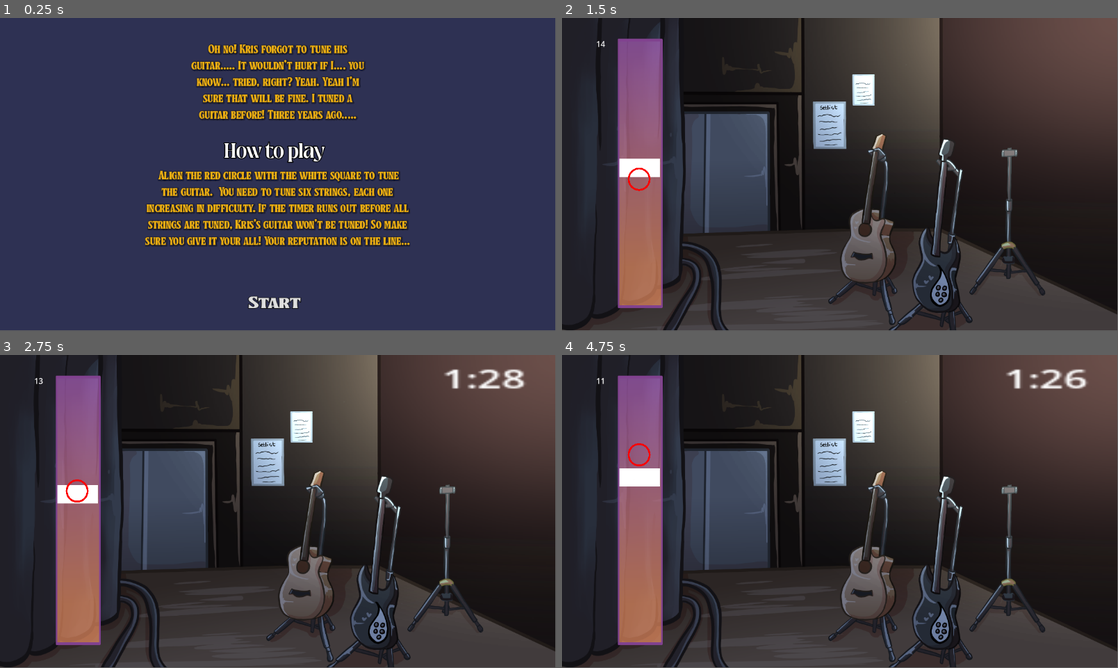
Above: before the commit, frames 1-4 (two rows, left to right).
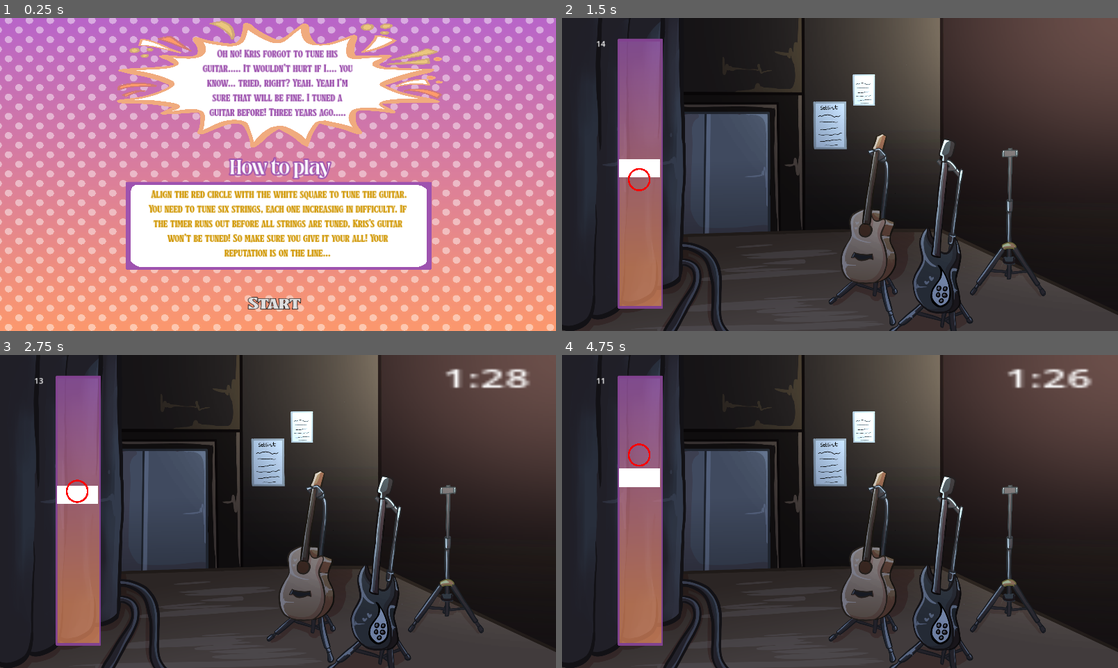
Above: after the commit, the same moments.

Repository: authenticBloodshed/RecklessRoadie
Game: Godot game, scene res://TitleScreen.tscn
The game is run twice, just before and just after one commit, with the same random seed, the same clock (stepped at 60 frames per second) and the same inputs.
Inputs (mouse positions are in pixels of both pictures, inside the frame that each line leads up to):
- Up to frame 1 (0.25 s): no input
- Up to frame 2 (1.5 s): click "Start" at 0.5 s; move the mouse to (962, 158) at 1.27 s
- Up to frame 3 (2.75 s): click (400, 495) at 1.52 s; move the mouse to (166, 527) at 2.02 s; click (166, 527) at 2.27 s
- Up to frame 4 (4.75 s): move the mouse to (895, 442) at 2.77 s; move the mouse to (812, 574) at 3.52 s; click (812, 574) at 3.77 s; move the mouse to (1006, 558) at 4.27 s; click (1006, 558) at 4.52 s
The window is 799x449 before the commit and 800x450 after it. Grey fills any space a smaller window leaves; there, only what the larger window draws over its background counts as a difference.

The runs differ from the first frame. In frame 1, 99% of the frame differs, in the area x 0-100%, y 0-100%; in frame 2, 2.2%; in frame 3, 2.7%; in frame 4, 2.7%.

Commit message:
improved tutorial scene

Diff:
--- a/Introduction To Godot/TitleScreen.tscn
+++ b/Introduction To Godot/TitleScreen.tscn
@@ -1,7 +1,11 @@
-[gd_scene load_steps=11 format=3 uid="uid://dver56n4kwo3v"]
+[gd_scene load_steps=15 format=3 uid="uid://dver56n4kwo3v"]
 
+[ext_resource type="Texture2D" uid="uid://bsju64i7cagli" path="res://tutorialbackground.png" id="1_ul4ql"]
+[ext_resource type="Texture2D" uid="uid://kktgq6p072y3" path="res://tutorialtextbox.png" id="1_x6qwb"]
 [ext_resource type="FontFile" uid="uid://4vyiny430ctn" path="res://Tullamore DEMO.ttf" id="1_ykyrh"]
 [ext_resource type="Script" path="res://StartButton.gd" id="2_bua3y"]
+[ext_resource type="Texture2D" uid="uid://bodkdl4ip3hfy" path="res://halftone.png" id="2_w8tj2"]
+[ext_resource type="Texture2D" uid="uid://8crpoilp6v5q" path="res://tutorialsquare.png" id="3_nn8mg"]
 [ext_resource type="FontFile" uid="uid://bsl22kqe01g6y" path="res://Tullamore DEMO.otf" id="3_vj2fm"]
 [ext_resource type="FontFile" uid="uid://lyh0tftt7x8e" path="res://Fontspring-DEMO-prettyboy-semibold.otf" id="4_ht25a"]
 
@@ -18,7 +22,7 @@
 
 [sub_resource type="Theme" id="Theme_10ssr"]
 default_font = ExtResource("3_vj2fm")
-default_font_size = 30
+default_font_size = 26
 
 [sub_resource type="Theme" id="Theme_jrqtx"]
 default_font = ExtResource("4_ht25a")
@@ -35,13 +39,34 @@
 [node name="Panel" type="Panel" parent="."]
 self_modulate = Color(0.180392, 0.192157, 0.32549, 1)
 layout_mode = 0
-offset_left = -824.0
-offset_top = -252.0
-offset_right = -784.0
-offset_bottom = -212.0
+offset_left = -790.0
+offset_top = -220.0
+offset_right = -750.0
+offset_bottom = -180.0
 scale = Vector2(105.25, 45.3434)
 theme = SubResource("Theme_yvf81")
 theme_override_styles/panel = SubResource("StyleBoxFlat_sdoly")
+
+[node name="Sprite2D2" type="Sprite2D" parent="."]
+position = Vector2(573.5, 322.5)
+scale = Vector2(0.385667, 0.218333)
+texture = ExtResource("1_ul4ql")
+
+[node name="Sprite2D4" type="Sprite2D" parent="."]
+modulate = Color(1, 1, 1, 0.454902)
+position = Vector2(719, 610.5)
+scale = Vector2(0.863333, 0.794333)
+texture = ExtResource("2_w8tj2")
+
+[node name="Sprite2D" type="Sprite2D" parent="."]
+position = Vector2(576.5, 145.625)
+scale = Vector2(0.232333, 0.11175)
+texture = ExtResource("1_x6qwb")
+
+[node name="Sprite2D3" type="Sprite2D" parent="."]
+position = Vector2(577, 433)
+scale = Vector2(0.221042, 0.135333)
+texture = ExtResource("3_nn8mg")
 
 [node name="StartButton" type="Button" parent="."]
 layout_mode = 1
@@ -68,14 +93,13 @@
 anchors_preset = 5
 anchor_left = 0.5
 anchor_right = 0.5
-offset_left = -189.5
-offset_top = 45.0
-offset_right = 189.5
-offset_bottom = 216.0
+offset_left = -161.0
+offset_top = 57.0
+offset_right = 160.0
+offset_bottom = 220.0
 grow_horizontal = 2
 theme = SubResource("Theme_10ssr")
-theme_override_colors/default_color = Color(0.92549, 0.682353, 0.0705882, 1)
-theme_override_colors/font_shadow_color = Color(0, 0, 0, 0.321569)
+theme_override_colors/default_color = Color(0.619608, 0.32549, 0.686275, 1)
 theme_override_constants/shadow_outline_size = 10
 bbcode_enabled = true
 text = "[center]Oh no! Kris forgot to tune his guitar..... It wouldn't hurt if I.... you know... tried, right? Yeah. Yeah I'm sure that will be fine. I tuned a guitar before! Three years ago....."
@@ -88,28 +112,34 @@
 anchor_right = 0.5
 anchor_bottom = 1.0
 offset_left = -275.0
-offset_top = -341.0
+offset_top = -300.0
 offset_right = 275.0
-offset_bottom = -134.0
+offset_bottom = -93.0
 grow_horizontal = 2
 grow_vertical = 0
 theme = SubResource("Theme_10ssr")
-theme_override_colors/default_color = Color(0.92549, 0.682353, 0.0705882, 1)
-theme_override_colors/font_shadow_color = Color(0, 0, 0, 0.321569)
+theme_override_colors/default_color = Color(0.823529, 0.603922, 0.0392157, 1)
 theme_override_constants/shadow_outline_size = 10
 bbcode_enabled = true
 text = "[center] Align the red circle with the white square to tune the guitar.  You need to tune six strings, each one increasing in difficulty. If the timer runs out before all strings are tuned, Kris's guitar won't be tuned! So make sure you give it your all! Your reputation is on the line..."
 
 [node name="How to play" type="RichTextLabel" parent="."]
-layout_mode = 0
-offset_left = 436.0
-offset_top = 246.0
-offset_right = 694.0
-offset_bottom = 321.0
+layout_mode = 1
+anchors_preset = 8
+anchor_left = 0.5
+anchor_top = 0.5
+anchor_right = 0.5
+anchor_bottom = 0.5
+offset_left = -129.0
+offset_top = -45.0
+offset_right = 129.0
+offset_bottom = 30.0
+grow_horizontal = 2
+grow_vertical = 2
 theme = SubResource("Theme_jrqtx")
-theme_override_colors/font_outline_color = Color(0, 0, 0, 1)
+theme_override_colors/font_outline_color = Color(0.619608, 0.32549, 0.686275, 1)
 theme_override_constants/shadow_outline_size = 3
-theme_override_constants/outline_size = 7
+theme_override_constants/outline_size = 11
 bbcode_enabled = true
 text = "[center] How to play"
 
--- a/Introduction To Godot/project.godot
+++ b/Introduction To Godot/project.godot
@@ -15,6 +15,10 @@
 config/features=PackedStringArray("4.2", "Forward Plus")
 config/icon="res://icon.svg"
 
+[display]
+
+window/stretch/mode="canvas_items"
+
 [input]
 
 Jump={
Binary file added: Introduction To Godot/halftone.png
Not shown, added: Introduction To Godot/halftone.png.import
Binary file added: Introduction To Godot/tutorialbackground.png
Not shown, added: Introduction To Godot/tutorialbackground.png.import
Binary file added: Introduction To Godot/tutorialsquare.png
Not shown, added: Introduction To Godot/tutorialsquare.png.import
Binary file added: Introduction To Godot/tutorialtextbox.png
Not shown, added: Introduction To Godot/tutorialtextbox.png.import
